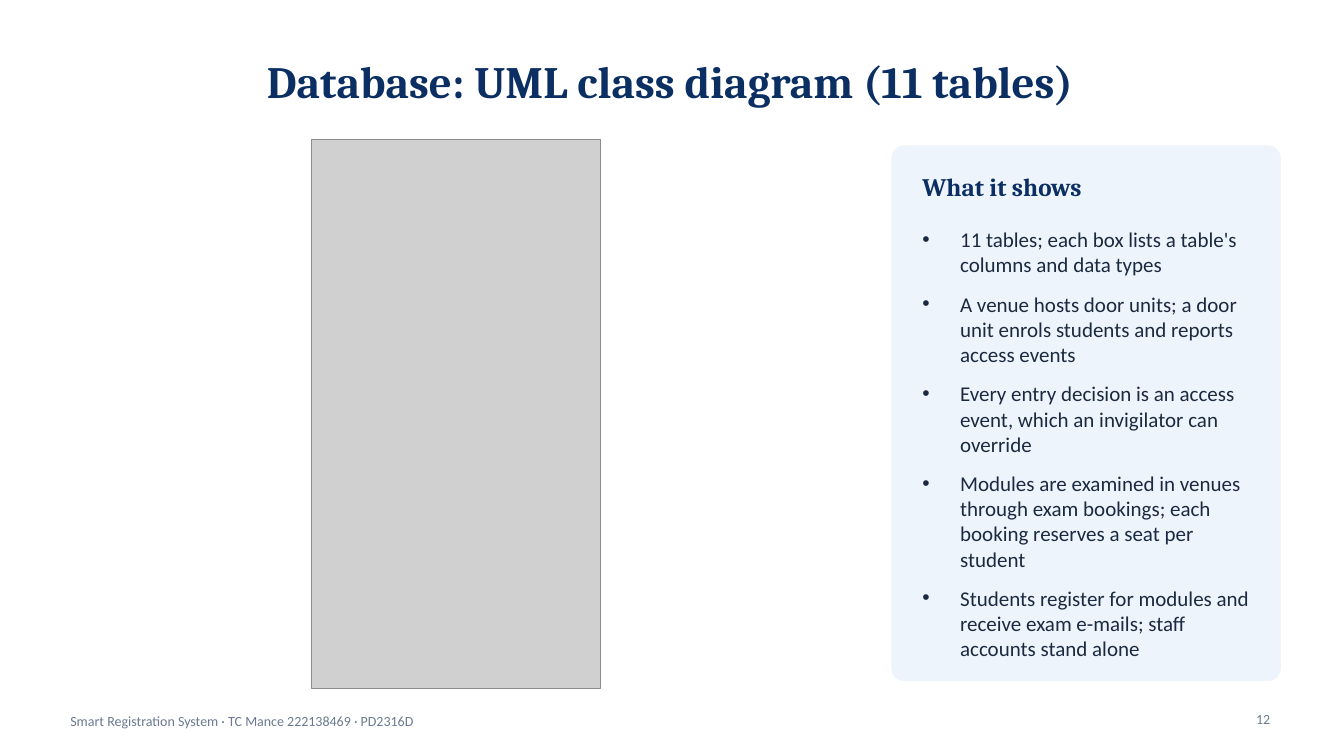
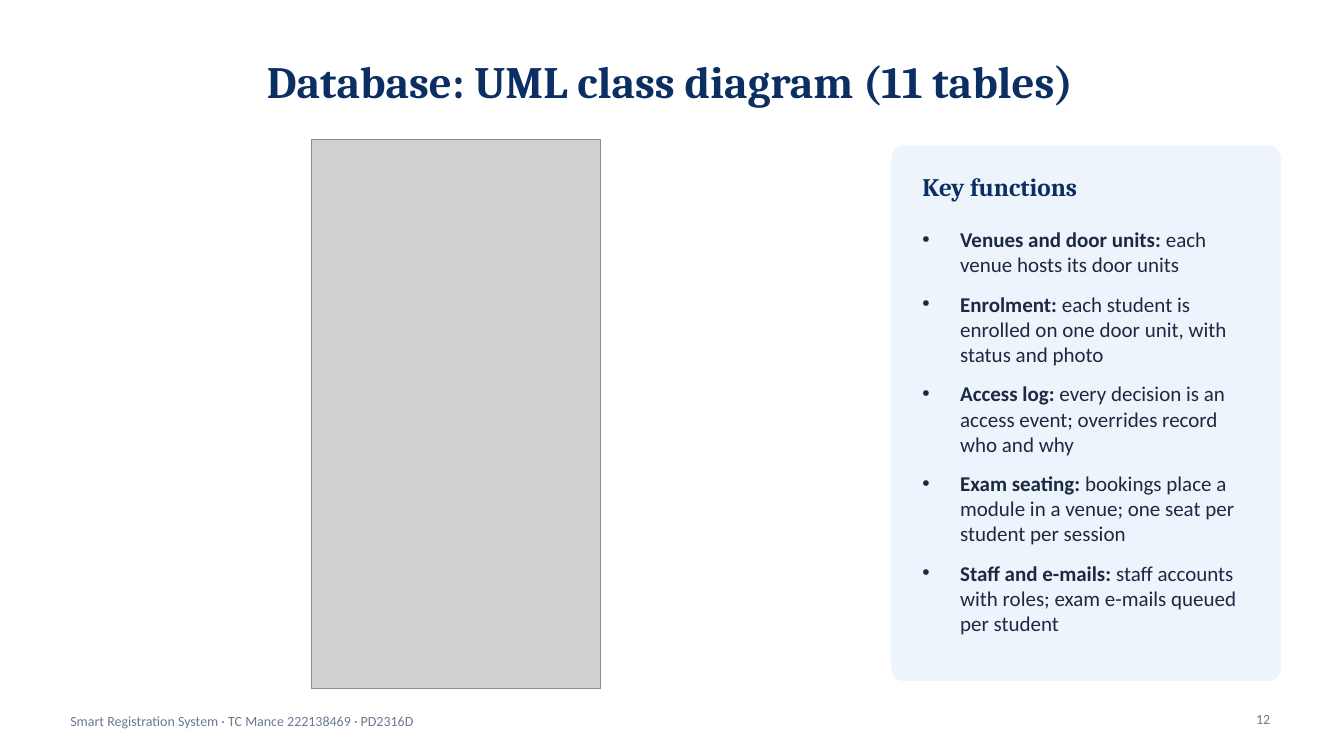
Before and after one commit to TebogoClifford/Smart_Registration_System, a slide deck: slide 12 of docs_out/SRS_Presentation_TC_Mance.pptx. Drawn at 1344x756 pixels with LibreOffice and Linux fonts; fonts in the diff are those of the drawing; grey boxes stand for pictures. Boxes give left, top, right and bottom in pixels: in the first picture for what was removed or moved away, otherwise in the second. Text is boxed around its words. In the diff, an @@ line names an element or a change of style, - is before the commit and + after.

```diff
--- a/docs_out/SRS_Presentation_TC_Mance.pptx
+++ b/docs_out/SRS_Presentation_TC_Mance.pptx
@@ text at [922,178,1077,202]: text changed @@
-What it shows
+Key functions
@@ text at [960,232,1236,635]: text changed @@
-• 11 tables; each box lists a table's columns and data types
-• A venue hosts door units; a door unit enrols students and reports access events
-• Every entry decision is an access event, which an invigilator can override
-• Modules are examined in venues through exam bookings; each booking reserves a seat per student
-• Students register for modules and receive exam e-mails; staff accounts stand alone
+• Venues and door units: each venue hosts its door units
+• Enrolment: each student is enrolled on one door unit, with status and photo
+• Access log: every decision is an access event; overrides record who and why
+• Exam seating: bookings place a module in a venue; one seat per student per session
+• Staff and e-mails: staff accounts with roles; exam e-mails queued per student
```
Also in this commit, not shown: 3 other slides changed, 1 other file.
